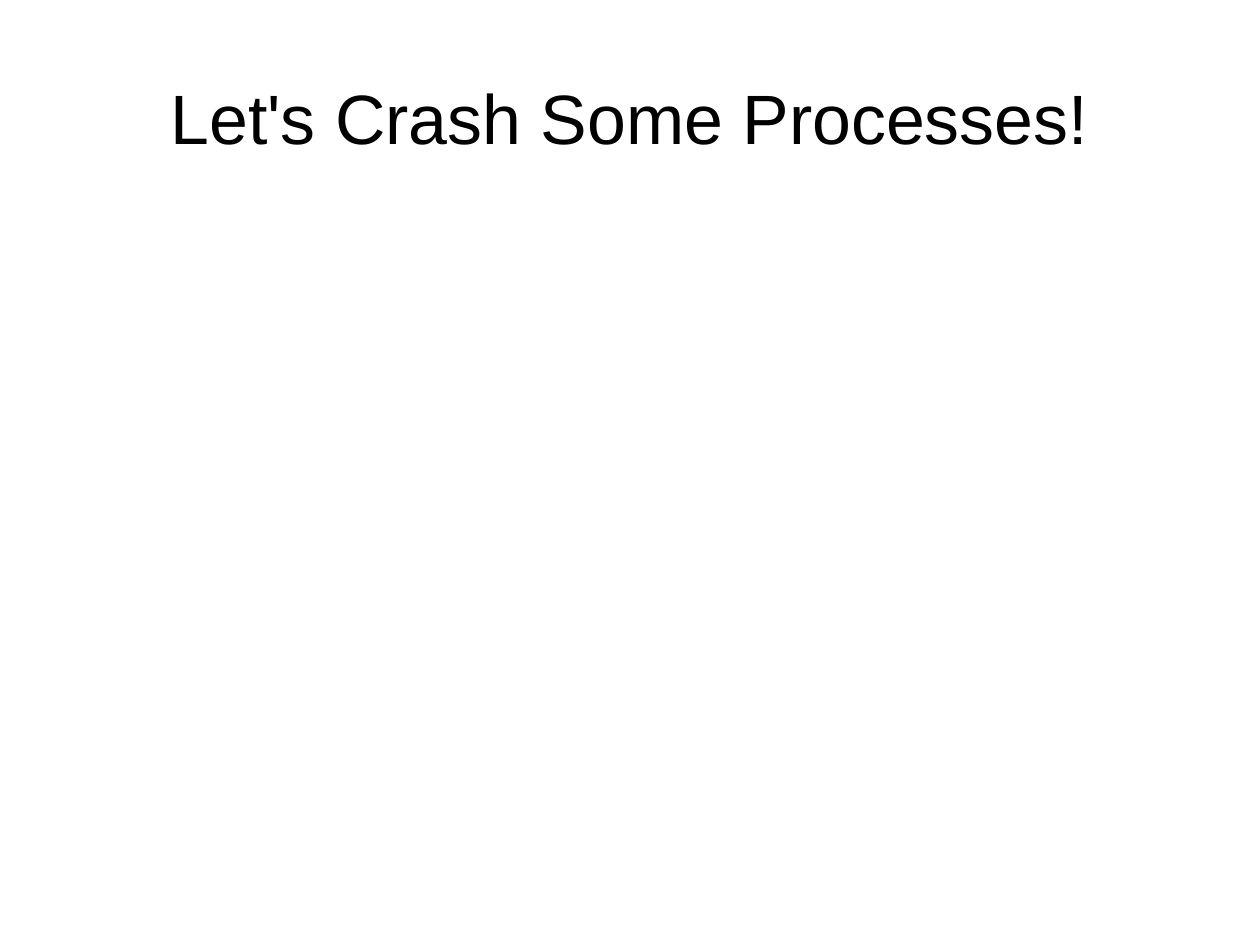
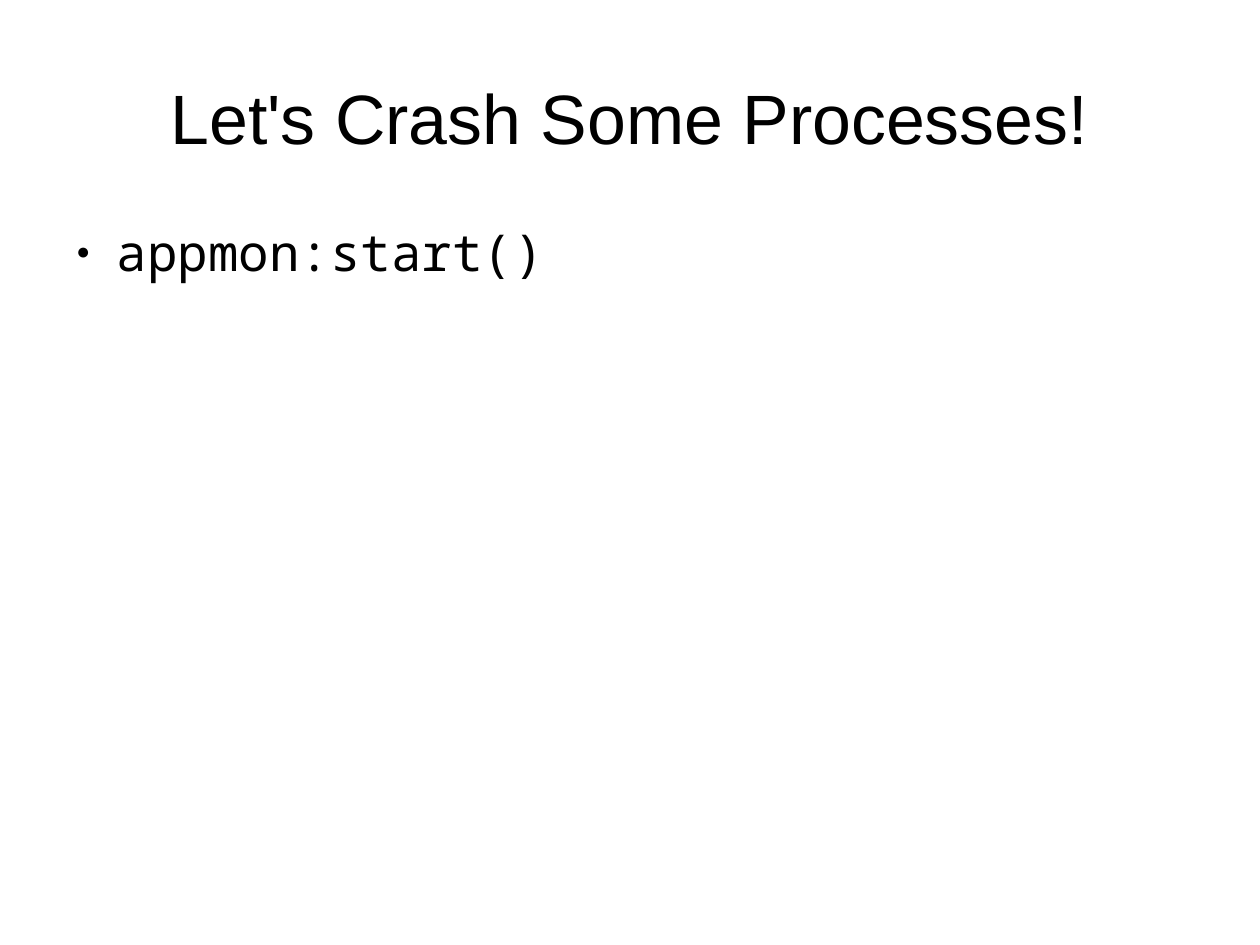
Before and after one commit to bernardd/OTPworkshop, a slide deck: slide 13 of Slides.odp. Drawn at 1260x945 pixels with LibreOffice and Linux fonts; fonts in the diff are those of the drawing. Boxes give left, top, right and bottom in pixels: in the first picture for what was removed or moved away, otherwise in the second. Text is boxed around its words. In the diff, an @@ line names an element or a change of style, - is before the commit and + after.

```diff
--- a/Slides.odp
+++ b/Slides.odp
@@ text added at (117, 234, 544, 284), 32 pt, text #000000 @@
+● appmon:start()
```
Also in this commit, not shown: 2 other slides changed, 3 slides added.
